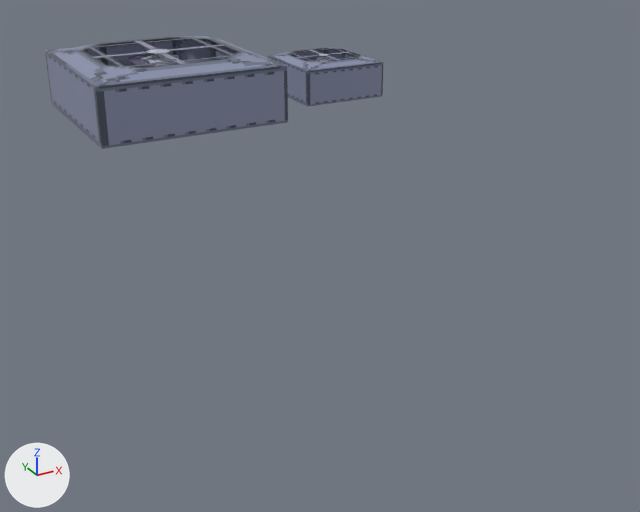
An edit to the Blender file Assets/Models/Map/Obstacals.blend, drawn before and after from the same camera.
The view is the same before and after, from a 50 mm camera at (-10.25, -18.41, 4.96) aimed at (-3.14, -5.48, -1.51). Every picture has the same lights, and +X, +Y and +Z are marked at lower left.

The older version as bpy lines, for what is in view:
```python
me_cube = bpy.data.meshes.new('Cube')
me_cube.from_pydata(...)  # 24 vertices, 23 faces; spans x -1.0..1.0, y -1.0..1.0, z 0.0..0.9
me_cube.materials.append(mat_airconuv)
me_cube_003 = bpy.data.meshes.new('Cube.003')
me_cube_003.from_pydata(...)  # 24 vertices, 23 faces; spans x -1.0..1.0, y -1.0..1.0, z 0.0..0.9
me_cube_003.materials.append(mat_airconuv_003)
ob_airconditoner = bpy.data.objects.new('AirConditoner', me_cube)
ob_airconditoner.location = (0.0, 0.0, 0.0)
ob_bigairconditoner = bpy.data.objects.new('BigAirConditoner', me_cube_003)
ob_bigairconditoner.location = (-4.0, 0.0, 0.0)
ob_bigairconditoner.scale = (2.0, 2.0, 1.5)
```
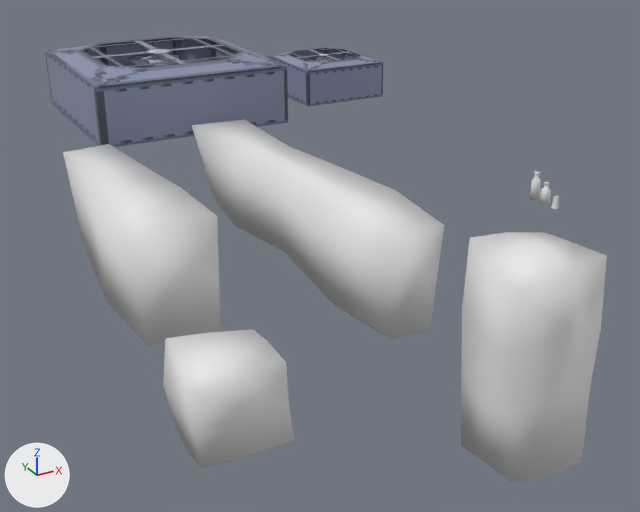
Changed parts and their boxes [x1, y1, x2, y2] in the pictures (640 x 512 px):
'HedgeTall', added: after [461, 232, 607, 482]
'HedgeLong', added: after [192, 120, 444, 339]
'HedgeMedium', added: after [63, 144, 221, 346]
'HedgeSquare', added: after [163, 329, 295, 469]
'BottleTall', added: after [530, 171, 541, 201]
'Bottle', added: after [540, 182, 551, 205]
'Candle', added: after [551, 196, 559, 209]

The change, as a diff of the scene's bpy script:
```diff
--- a/Assets/Models/Map/Obstacals.blend.py
+++ b/Assets/Models/Map/Obstacals.blend.py
@@ me_cube_007 @@
+me_cube_007.from_pydata(...)  # 31 vertices, 23 faces; spans x -0.65..0.61, y -0.63..0.64, z -0.09..2.78
+me_cube_007.polygons.foreach_set('use_smooth', [True] * 23)
@@ me_cube_006 @@
+me_cube_006.from_pydata(...)  # 25 vertices, 21 faces; spans x -0.687..0.626, y -0.647..0.676, z -0.077..1.208
+me_cube_006.polygons.foreach_set('use_smooth', [True] * 21)
@@ me_cube_005 @@
+me_cube_005.from_pydata(...)  # 16 vertices, 12 faces; spans x -0.8..0.66, y -2.35..2.46, z -0.11..1.78
+me_cube_005.polygons.foreach_set('use_smooth', [True] * 12)
@@ me_cube_001 @@
+me_cube_001.from_pydata(...)  # 20 vertices, 15 faces; spans x -0.64..0.63, y -3.54..3.57, z -0.1..1.66
+me_cube_001.polygons.foreach_set('use_smooth', [True] * 15)
@@ me_cube_011 @@
+me_cube_011.from_pydata(...)  # 12 vertices, 10 faces; spans x -0.053..0.052, y -0.067..0.062, z 0.006..0.262
@@ me_cylinder_006 @@
+me_cylinder_006.from_pydata(...)  # 25 vertices, 22 faces; spans x -0.095..0.095, y -0.081..0.1, z 0.0..0.581
+me_cylinder_006.polygons.foreach_set('use_smooth', [True] * 22)
@@ me_cylinder_004 @@
+me_cylinder_004.from_pydata(...)  # 25 vertices, 22 faces; spans x -0.095..0.095, y -0.081..0.1, z 0.0..0.451
+me_cylinder_004.polygons.foreach_set('use_smooth', [True] * 22)
@@ ob_hedgetall @@
+ob_hedgetall = bpy.data.objects.new('HedgeTall', me_cube_007)
+ob_hedgetall.location = (-3.64, -11.51, -1.73)
@@ ob_hedgesquare @@
+ob_hedgesquare = bpy.data.objects.new('HedgeSquare', me_cube_006)
+ob_hedgesquare.location = (-6.64, -9.41, -1.75)
@@ ob_hedgemedium @@
+ob_hedgemedium = bpy.data.objects.new('HedgeMedium', me_cube_005)
+ob_hedgemedium.location = (-6.43, -5.24, -1.25)
@@ ob_hedgelong @@
+ob_hedgelong = bpy.data.objects.new('HedgeLong', me_cube_001)
+ob_hedgelong.location = (-3.67, -5.96, -1.17)
@@ ob_candle @@
+ob_candle = bpy.data.objects.new('Candle', me_cube_011)
+ob_candle.location = (1.76, -6.21, -1.23)
@@ ob_bottletall @@
+ob_bottletall = bpy.data.objects.new('BottleTall', me_cylinder_006)
+ob_bottletall.location = (1.76, -5.61, -1.23)
@@ ob_bottle @@
+ob_bottle = bpy.data.objects.new('Bottle', me_cylinder_004)
+ob_bottle.location = (1.76, -5.91, -1.23)
```
